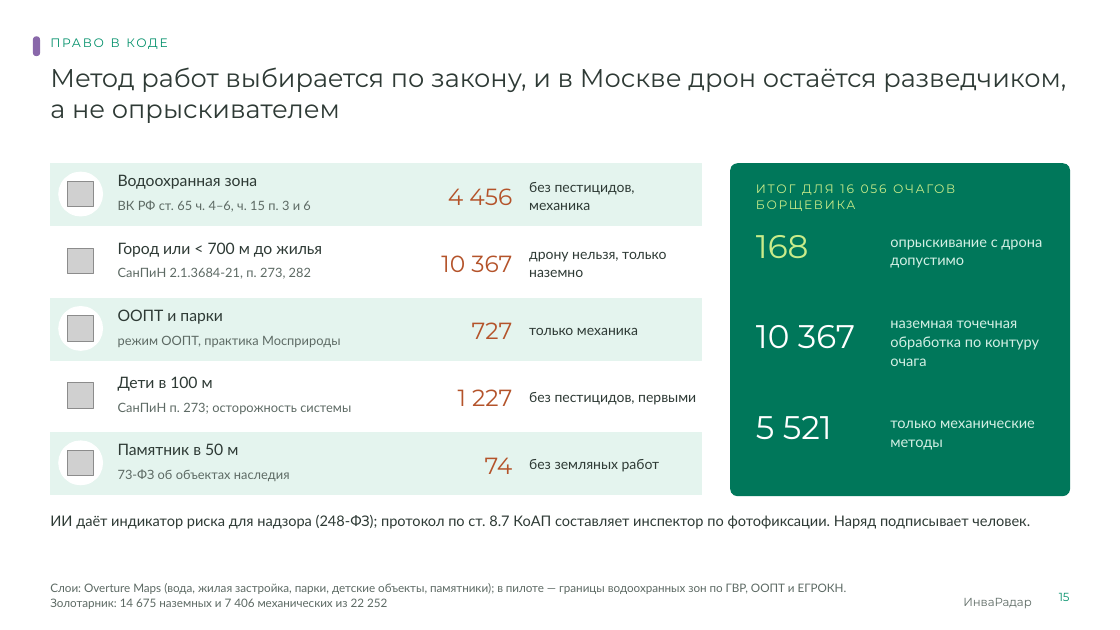
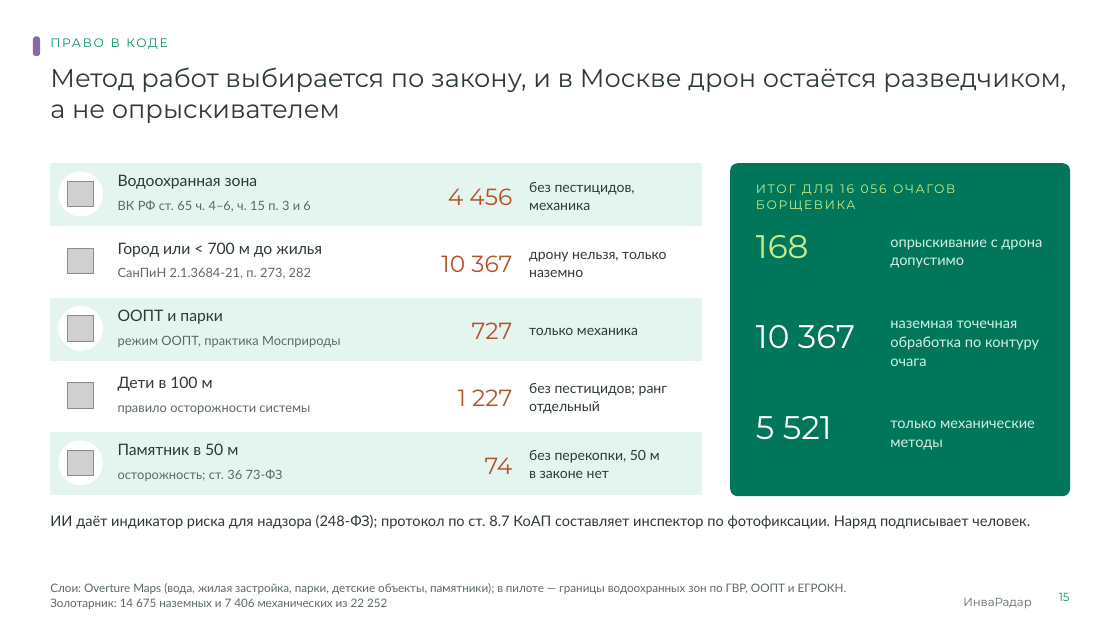
Before and after one commit to KonkovDV/InvaRadar, a slide deck: slide 15 of presentation/InvaRadar_Ecopremia2026.pptx. Drawn at 1120x630 pixels with LibreOffice and Linux fonts; fonts in the diff are those of the drawing; grey boxes stand for pictures; background and template pictures are left out. Boxes give left, top, right and bottom in pixels: in the first picture for what was removed or moved away, otherwise in the second. Text is boxed around its words. In the diff, an @@ line names an element or a change of style, - is before the commit and + after.

```diff
--- a/presentation/InvaRadar_Ecopremia2026.pptx
+++ b/presentation/InvaRadar_Ecopremia2026.pptx
@@ text at [529, 383, 667, 414]: text changed @@
-без пестицидов, первыми
+без пестицидов; ранг отдельный
@@ text at [118, 405, 310, 414]: text changed @@
-СанПиН п. 273; осторожность системы
+правило осторожности системы
@@ text at [118, 469, 283, 481]: text changed @@
-73-ФЗ об объектах наследия
+осторожность; ст. 36 73-ФЗ
@@ text at [529, 450, 660, 478]: text changed @@
-без земляных работ
+без перекопки, 50 м в законе нет
```
Also in this commit, not shown: 7 other slides changed, 5 other files.
